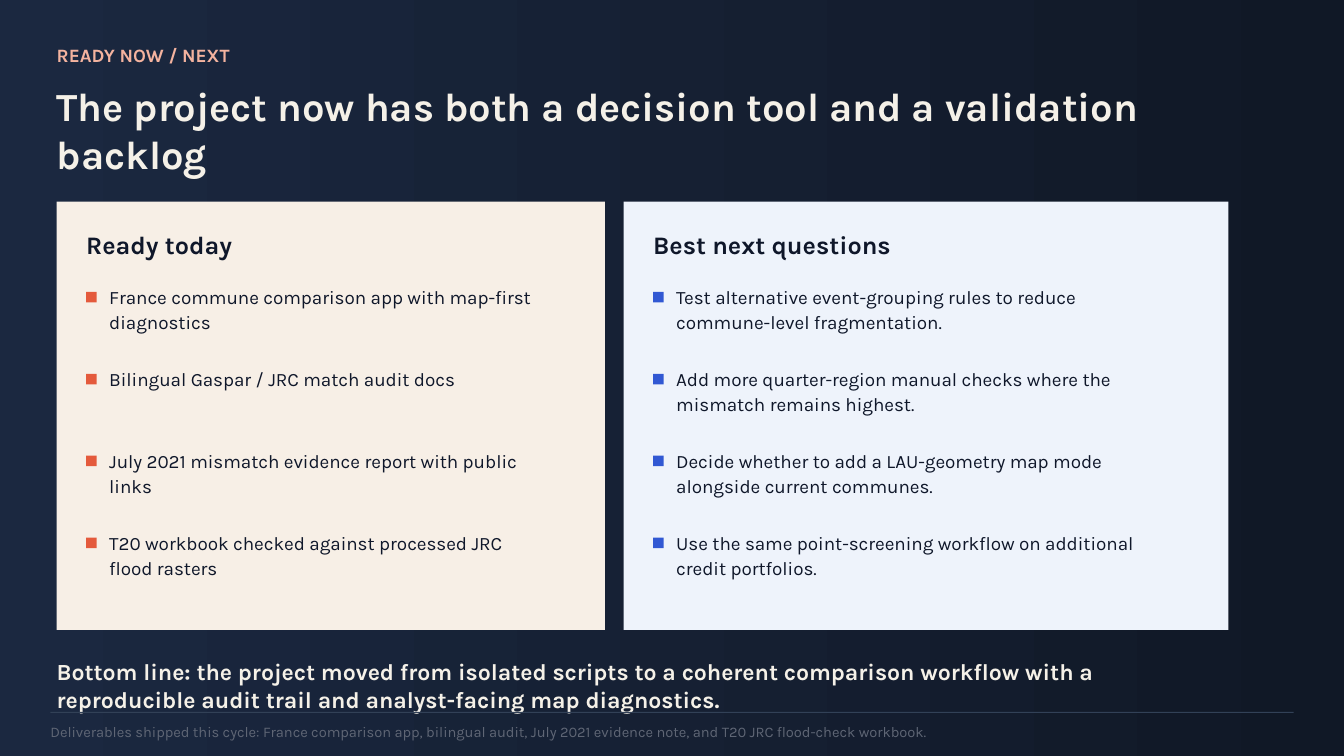
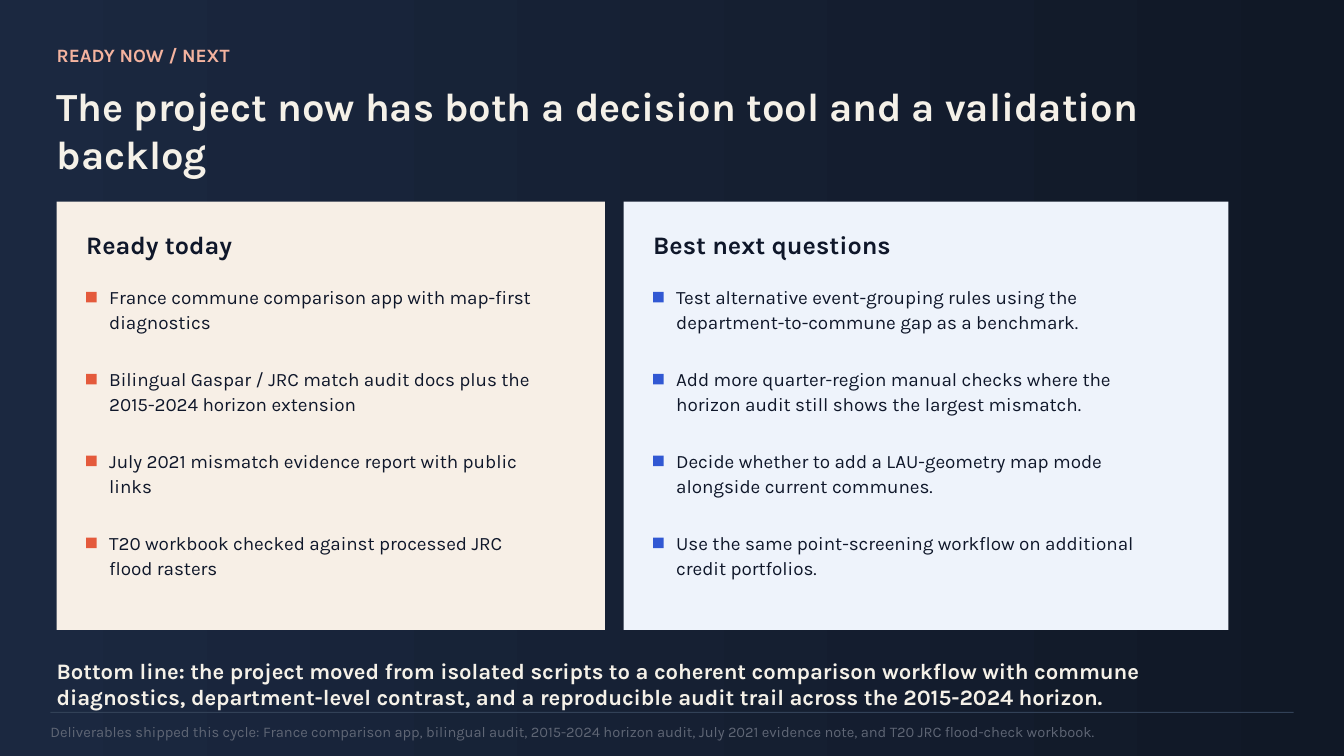
Before and after one commit to jdalonsos/Floods, a slide deck: slide 10 of docs/presentations/gaspar_jrc_two_week_summary.pptx (slide 8 before the commit). Drawn at 1344x756 pixels with LibreOffice and Linux fonts; fonts in the diff are those of the drawing. Boxes give left, top, right and bottom in pixels: in the first picture for what was removed or moved away, otherwise in the second. Text is boxed around its words. In the diff, an @@ line names an element or a change of style, - is before the commit and + after.

Commit message:
Add horizon audit docs and update summary deck

```diff
--- a/docs/presentations/gaspar_jrc_two_week_summary.pptx
+++ b/docs/presentations/gaspar_jrc_two_week_summary.pptx
@@ text at bbox=[676, 291, 1078, 334]: text changed @@
-Test alternative event-grouping rules to reduce commune-level fragmentation.
+Test alternative event-grouping rules using the department-to-commune gap as a benchmark.
@@ text at bbox=[109, 373, 529, 412]: text changed @@
-Bilingual Gaspar / JRC match audit docs
+Bilingual Gaspar / JRC match audit docs plus the 2015-2024 horizon extension
@@ text at bbox=[676, 373, 1111, 416]: text changed @@
-Add more quarter-region manual checks where the mismatch remains highest.
+Add more quarter-region manual checks where the horizon audit still shows the largest mismatch.
@@ text at bbox=[57, 663, 1139, 711]: text changed; size 16.5 to 15.8 pt @@
-Bottom line: the project moved from isolated scripts to a coherent comparison workflow with a reproducible audit trail and analyst-facing map diagnostics.
+Bottom line: the project moved from isolated scripts to a coherent comparison workflow with commune diagnostics, department-level contrast, and a reproducible audit trail across the 2015-2024 horizon.
@@ text at bbox=[50, 727, 1095, 740]: text changed @@
-Deliverables shipped this cycle: France comparison app, bilingual audit, July 2021 evidence note, and T20 JRC flood-check workbook.
+Deliverables shipped this cycle: France comparison app, bilingual audit, 2015-2024 horizon audit, July 2021 evidence note, and T20 JRC flood-check workbook.
```
Also in this commit, not shown: 3 other slides changed, 2 slides added, 16 other files.
